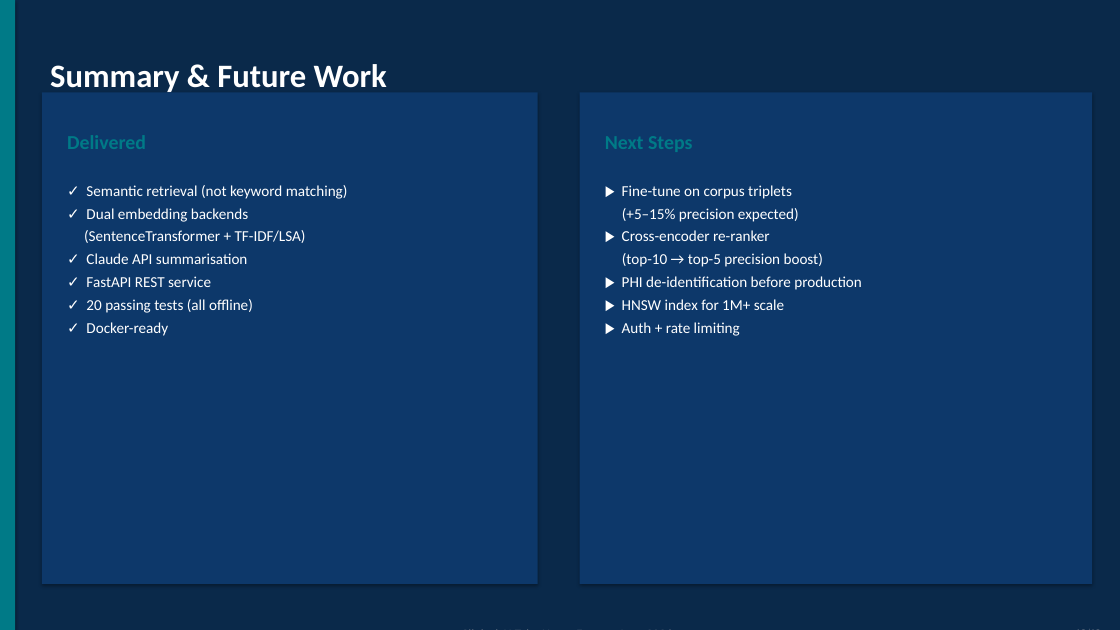
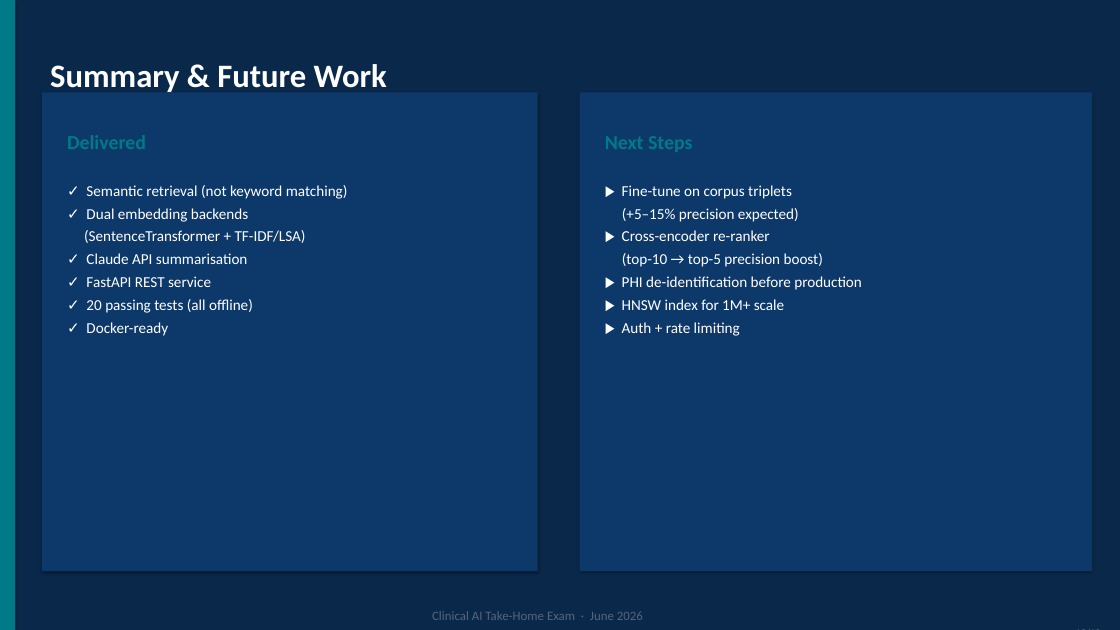
Before and after one commit to skunpoj/clinic, a slide deck: slide 10 of Clinical_Note_Retrieval_Exam.pptx. Drawn at 1120x630 pixels with LibreOffice and Linux fonts; fonts in the diff are those of the drawing. Boxes give left, top, right and bottom in pixels: in the first picture for what was removed or moved away, otherwise in the second. Text is boxed around its words. In the diff, an @@ line names an element or a change of style, - is before the commit and + after.

```diff
--- a/Clinical_Note_Retrieval_Exam.pptx
+++ b/Clinical_Note_Retrieval_Exam.pptx
@@ rectangle: place and size @@
-rectangle at (42, 92, 538, 584)
+rectangle at (42, 92, 538, 571)
@@ rectangle: place and size @@
-rectangle at (580, 92, 1092, 584)
+rectangle at (580, 92, 1092, 571)
@@ text "Clinical AI Take-Home Exam · ..." rewrapped from (42, 597, 1092, 622) to (432, 611, 643, 620) @@
```
Also in this commit, not shown: 7 other slides changed, 3 other files.
